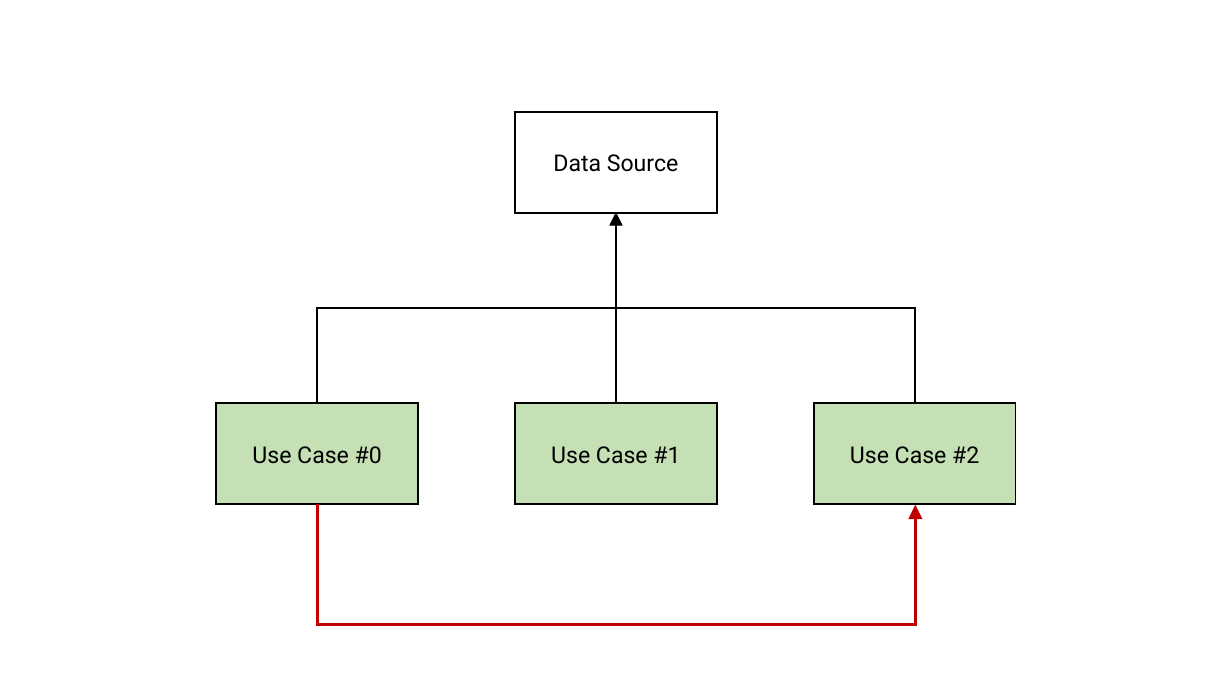
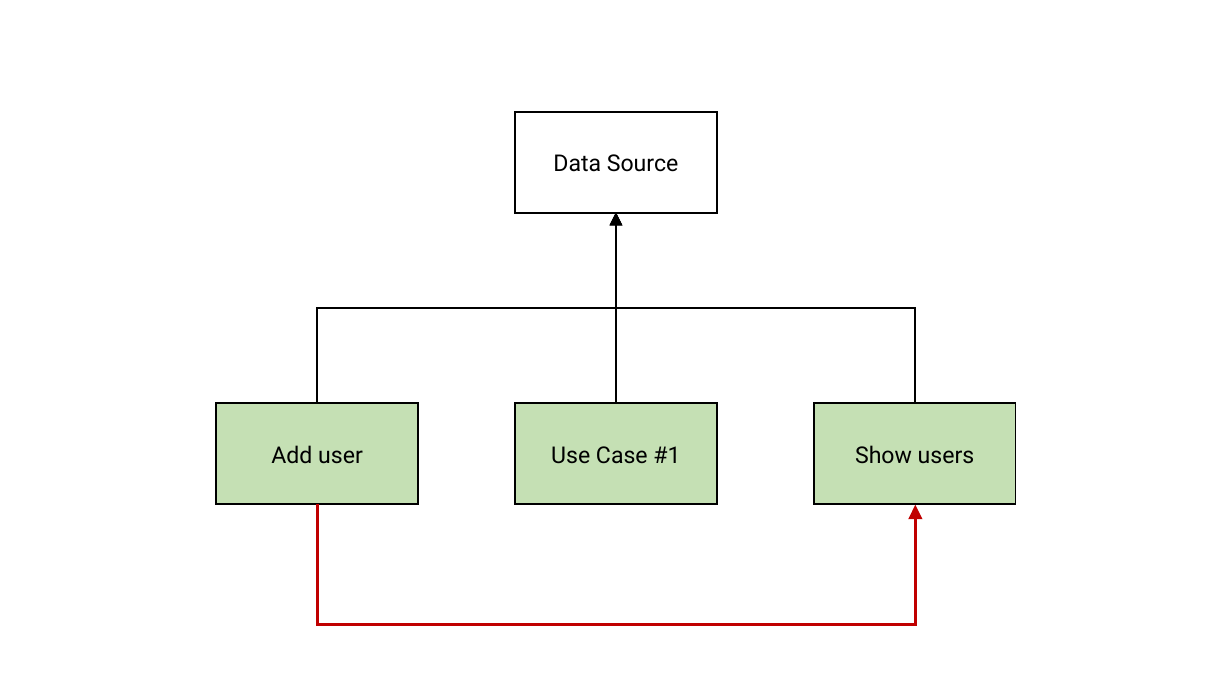
Before and after one commit to rkhaimov/brain-gym, a slide deck: slide 30 of Презентация.pptx. Drawn at 1232x693 pixels with LibreOffice and Linux fonts; fonts in the diff are those of the drawing; background and template pictures are left out. Boxes give left, top, right and bottom in pixels: in the first picture for what was removed or moved away, otherwise in the second. Text is boxed around its words. In the diff, an @@ line names an element or a change of style, - is before the commit and + after.

```diff
--- a/Презентация.pptx
+++ b/Презентация.pptx
@@ text in rectangle at bbox=[271, 445, 363, 464]: text changed @@
-Use Case #0
+Add user
@@ text in rectangle at bbox=[855, 445, 975, 464]: text changed @@
-Use Case #2
+Show users
```
Also in this commit, not shown: 4 other slides changed, 8 slides added, 11 other files.
